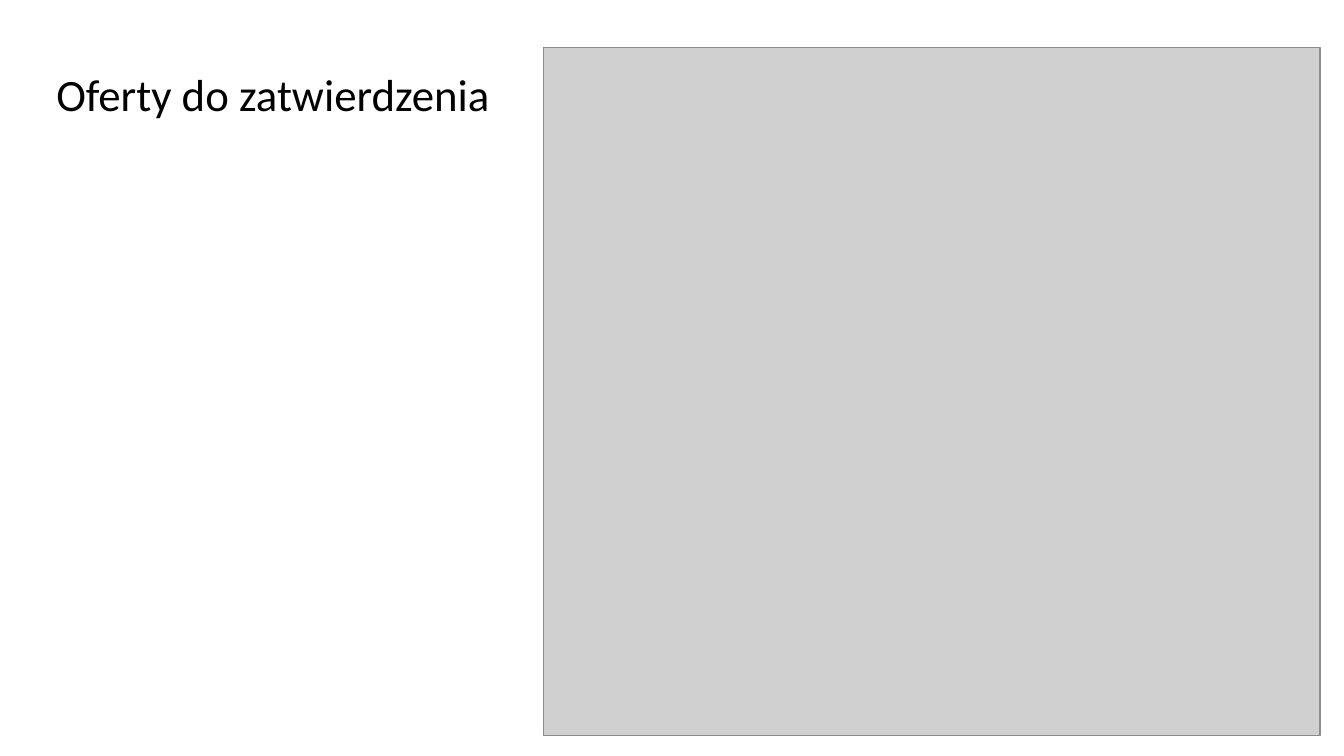
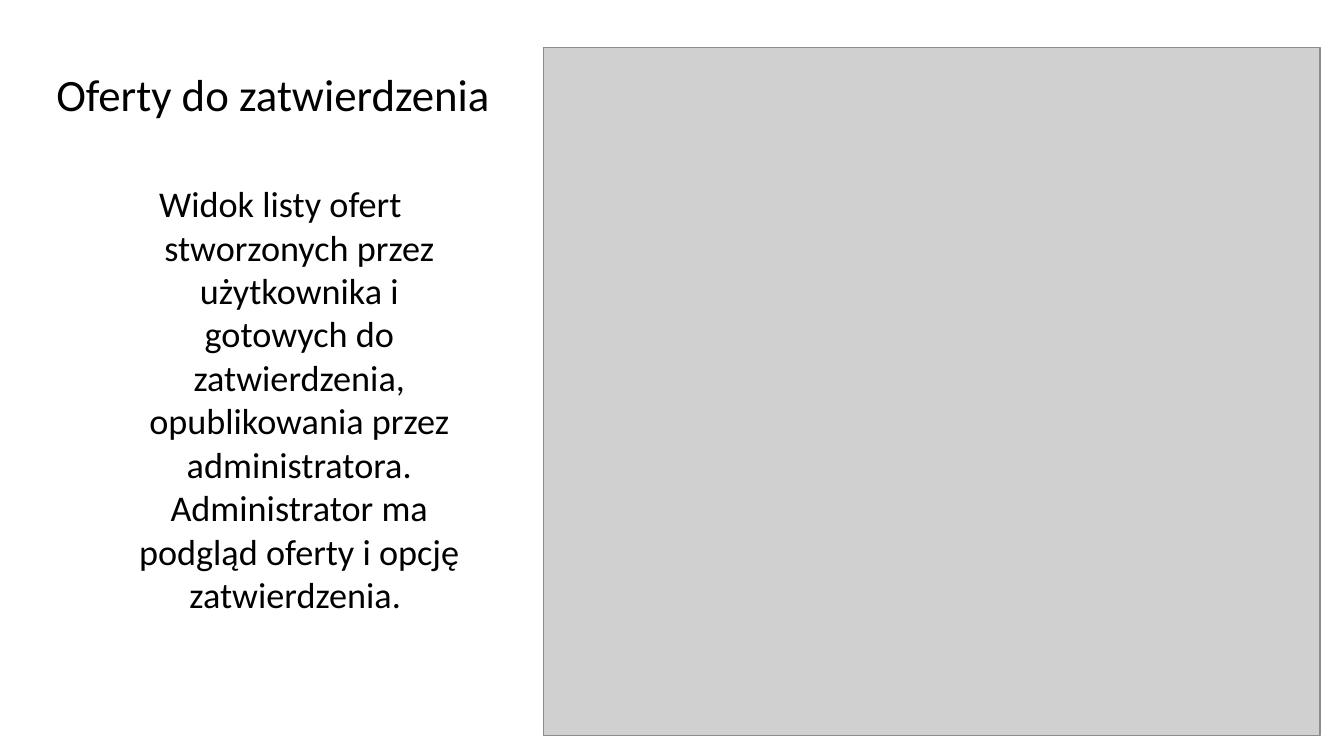
Before and after one commit to bjj-project/accommodation_announcements_documentation, a slide deck: slide 21 of accommodation_announcements_presentation.pptx (slide 20 before the commit). Drawn at 1344x756 pixels with LibreOffice and Linux fonts; fonts in the diff are those of the drawing; grey boxes stand for pictures; background and template pictures are left out. Boxes give left, top, right and bottom in pixels: in the first picture for what was removed or moved away, otherwise in the second. Text is boxed around its words. In the diff, an @@ line names an element or a change of style, - is before the commit and + after.

Commit message:
Opis widoków, korekta błędów językowych

```diff
--- a/accommodation_announcements_presentation.pptx
+++ b/accommodation_announcements_presentation.pptx
@@ text added at box(139, 192, 459, 609), 19.4 pt, text #000000 @@
+Widok listy ofert stworzonych przez użytkownika i gotowych do zatwierdzenia, opublikowania przez administratora. Administrator ma podgląd oferty i opcję zatwierdzenia.
```
Also in this commit, not shown: 7 other slides changed, 7 slides added, 6 slides removed.
